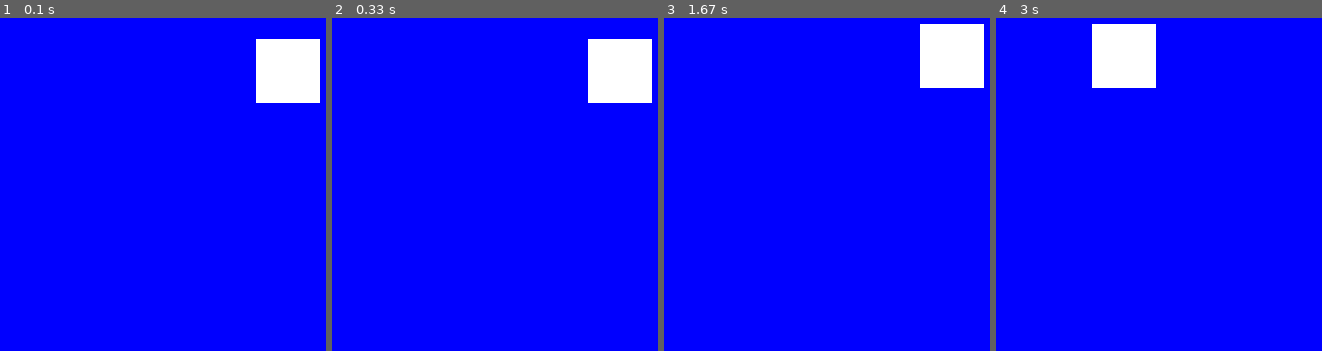
Above: before the commit, frames 1-4 (left to right).
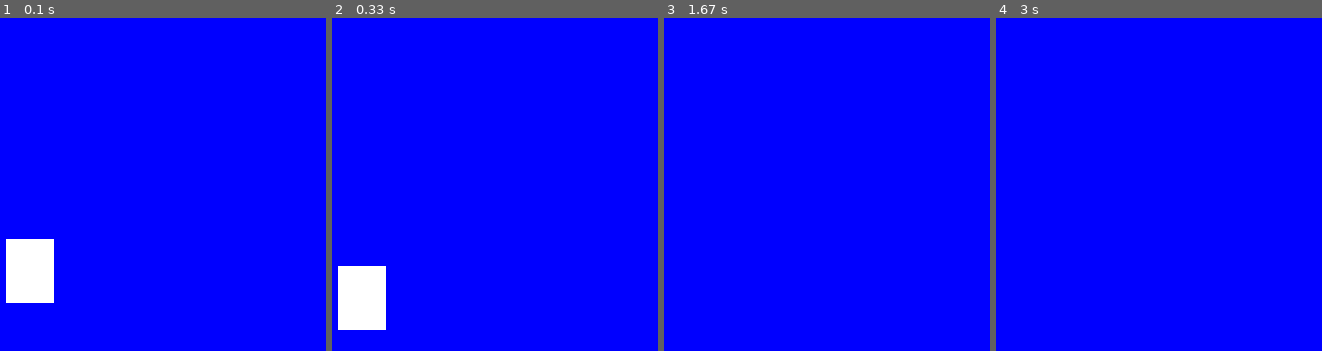
Above: after the commit, the same moments.

Repository: saegl5/myprojects
Game: pygame game, started from mario.py
Same seed, same stepped clock (60 frames per second), same inputs: the game is played once before the commit and once after it.
Inputs (mouse positions are in pixels of both pictures, inside the frame that each line leads up to):
- Up to frame 1 (0.1 s): no input
- Up to frame 2 (0.33 s): no input
- Up to frame 3 (1.67 s): tap Space at 0.33 s; tap Enter at 0.67 s
- Up to frame 4 (3 s): hold Left 2-2.53 s; move the mouse to (outside the picture) at 2.03 s

The runs differ from the first frame. In frame 1, 6.6% of the frame differs, in the area x 1-99%, y 6-86%; in frame 2, 6.6%; in frame 3, 3.8%; in frame 4, 3.8%.

Commit message:
tailored module and introduced gravity

Diff:
--- a/base.py
+++ b/mario.py
@@ -1,5 +1,5 @@
 """
-Base Module
+"Mario" Game
 """
 
 import pygame
@@ -8,19 +8,20 @@
 from custom.energy import time_stamp, save_energy
 # Other modules to import
 
-pygame.display.set_caption("Base Module")
+pygame.display.set_caption("\"Mario\" Game")
 pygame.key.set_repeat(10) # 10 millisecond delay between repeated key presses, smooths out movement
 # Other settings
 
 WHITE = pygame.Color("white") # optional color
-width = 64
+width = 48
 height = 64
-player = Rectangle(width, height) # see classes.py
-player.rect.x = 300
-player.rect.y = 200
-player.image.fill(WHITE) # example
+ground_height = 50
+mario = Rectangle(width, height) # see classes.py
+mario.rect.x = 50
+mario.rect.bottom = canvas.screen.get_rect().bottom - ground_height
+mario.image.fill(WHITE) # example
 sprites = pygame.sprite.Group()
-sprites.add(player)
+sprites.add(mario)
 speed = 5 # example
 x_inc = 0 # short for "increment"
 y_inc = 0
@@ -34,23 +35,20 @@
         elif action.type == pygame.KEYDOWN:
             if action.key == pygame.K_RIGHT: # comment out any key and increment not needed
                 x_inc = speed
-            if action.key == pygame.K_UP:
-                y_inc = -speed # y decreases going upward
             if action.key == pygame.K_LEFT:
                 x_inc = -speed
-            if action.key == pygame.K_DOWN:
-                y_inc = speed
             if action.key == pygame.K_SPACE:
-                y_inc = -speed
+                y_inc = -speed # y decreases going upward
         elif action.type == pygame.KEYUP:
-            x_inc = 0
-            y_inc = 0
+            x_inc = 0 # comment out any increment not needed
+            y_inc = 0 # keep?
         # Other keyboard or mouse/trackpad events
 
         time_stamp(action)
 
-    player.rect.x += x_inc
-    player.rect.y += y_inc
+    mario.rect.x += x_inc
+    mario.rect.y += y_inc
+    y_inc += 0.15 # gravity
     # Other game logic
 
     canvas.clean()
Not shown, changed: README.md
